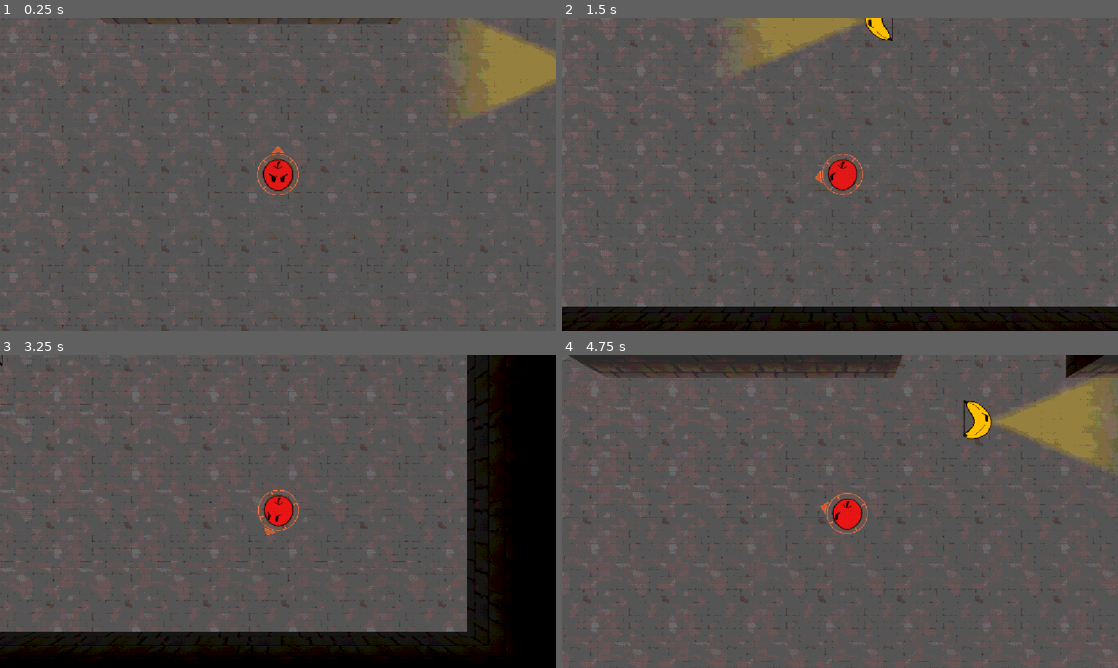
Above: before the commit, frames 1-4 (two rows, left to right).
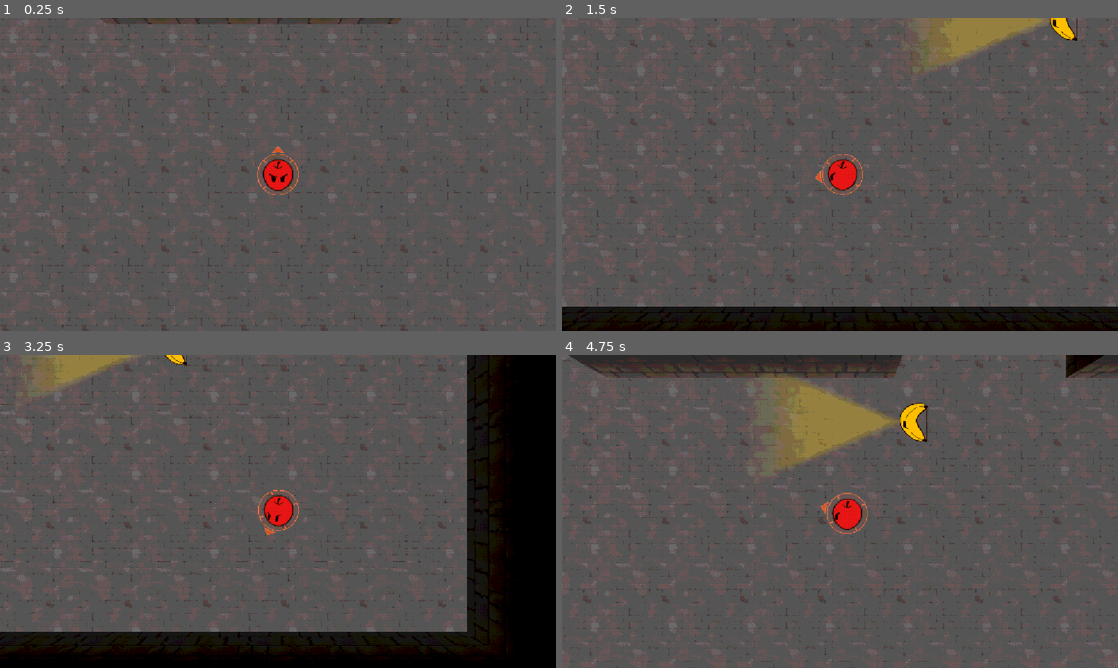
Above: after the commit, the same moments.

Repository: CasualShrub/arrow-head
Game: Godot game, scene res://scenes/levels/level_2.tscn
Same seed, same stepped clock (60 frames per second), same inputs: the game is played once before the commit and once after it. This scene is started directly instead of the project's main scene. Sound files missing from this copy of the repository are replaced by a short silence.
Inputs (mouse positions are in pixels of both pictures, inside the frame that each line leads up to):
- Up to frame 1 (0.25 s): no input
- Up to frame 2 (1.5 s): tap Enter at 0.5 s; move the mouse to (962, 158) at 0.52 s; hold D (move_right) 0.53-1.28 s; hold Space (fire) 0.53-1.28 s; move the mouse to (728, 190) at 1.27 s; hold S (move_down) from 1.28 s (still down); tap R at 1.35 s
- Up to frame 3 (3.25 s): move the mouse to (333, 442) at 2.02 s; release S (move_down) at 2.03 s; hold D (move_right) 2.03-2.78 s; hold Space (fire) 2.03-2.78 s; move the mouse to (250, 574) at 2.77 s; hold W (move_up) from 2.78 s (still down); tap R at 2.85 s
- Up to frame 4 (4.75 s): move the mouse to (1006, 558) at 3.52 s; release W (move_up) at 3.53 s; hold Space (fire) 3.53-4.28 s; hold A (move_left) from 3.53 s (still down); move the mouse to (673, 464) at 4.27 s; tap R at 4.35 s

The runs differ from the first frame. In frame 1, 3.2% of the frame differs, in the area x 82-100%, y 0-32%; in frame 2, 4.1%; in frame 3, 1.2%; in frame 4, 7.5%, in the area x 38-100%, y 6-37%.

Commit message:
level enemy updates

Diff:
--- a/scenes/levels/level_2.tscn
+++ b/scenes/levels/level_2.tscn
@@ -25,31 +25,34 @@
 
 [node name="fire" parent="SubViewportContainer/SubViewport/World/Enemies" parent_id_path=PackedInt32Array(1185931971) index="0" unique_id=568196954 instance=ExtResource("2_eqwef")]
 transform = Transform3D(-0.9818634, 0, -0.18958913, 0, 1, 0, 0.18958913, 0, -0.9818634, 18.708735, -0.1609757, 10.610923)
+alwayds_alert = false
 
 [node name="frost" parent="SubViewportContainer/SubViewport/World/Enemies" parent_id_path=PackedInt32Array(1185931971) index="1" unique_id=96558035 instance=ExtResource("3_1shg3")]
-transform = Transform3D(1, 0, 0, 0, 1, 0, 0, 0, 1, 26.676058, 0, 22.46748)
+transform = Transform3D(1, 0, 0, 0, 1, 0, 0, 0, 1, 31.207376, 0, 22.46748)
+alwayds_alert = false
 
 [node name="Marker3D2" type="Marker3D" parent="SubViewportContainer/SubViewport/World/Enemies/frost/PatrolPoints" parent_id_path=PackedInt32Array(96558035, 1646478367) index="1" unique_id=226739791]
-transform = Transform3D(1, 0, 0, 0, 1, 0, 0, 0, 1, -6.48831, 0, 0)
+transform = Transform3D(1, 0, 0, 0, 1, 0, 0, 0, 1, -12.015625, 0, 0)
 
-[node name="frost2" parent="SubViewportContainer/SubViewport/World/Enemies" parent_id_path=PackedInt32Array(1185931971) index="2" unique_id=548100990 instance=ExtResource("3_1shg3")]
-transform = Transform3D(1, 0, 0, 0, 1, 0, 0, 0, 1, 22.134281, 0, 18.325718)
-
-[node name="Marker3D2" type="Marker3D" parent="SubViewportContainer/SubViewport/World/Enemies/frost2/PatrolPoints" parent_id_path=PackedInt32Array(548100990, 1646478367) index="1" unique_id=2031097009]
-transform = Transform3D(1, 0, 0, 0, 1, 0, 0, 0, 1, -8.073229, 0, 0)
-
-[node name="archer" parent="SubViewportContainer/SubViewport/World/Enemies" parent_id_path=PackedInt32Array(1185931971) index="3" unique_id=71488470 instance=ExtResource("5_l37oo")]
-transform = Transform3D(1, 0, 0, 0, 1, 0, 0, 0, 1, 25.094635, -0.19287515, 17.187084)
+[node name="archer" parent="SubViewportContainer/SubViewport/World/Enemies" parent_id_path=PackedInt32Array(1185931971) index="2" unique_id=71488470 instance=ExtResource("5_l37oo")]
+transform = Transform3D(1, 0, 0, 0, 1, 0, 0, 0, 1, 25.094635, -0.19287515, 14.109463)
+alwayds_alert = false
 
 [node name="Marker3D2" type="Marker3D" parent="SubViewportContainer/SubViewport/World/Enemies/archer/PatrolPoints" parent_id_path=PackedInt32Array(71488470, 1646478367) index="1" unique_id=368757522]
 transform = Transform3D(1, 0, 0, 0, 1, 0, 0, 0, 1, 0, 0, -6.0379105)
 
-[node name="Floor" parent="SubViewportContainer/SubViewport/World" parent_id_path=PackedInt32Array(1589957074) index="2" unique_id=1674034061]
+[node name="Marker3D3" type="Marker3D" parent="SubViewportContainer/SubViewport/World/Enemies/archer/PatrolPoints" parent_id_path=PackedInt32Array(71488470, 1646478367) index="2" unique_id=863035964]
+transform = Transform3D(1, 0, 0, 0, 1, 0, 0, 0, 1, 5.747286, 0, -6.0379105)
+
+[node name="Marker3D4" type="Marker3D" parent="SubViewportContainer/SubViewport/World/Enemies/archer/PatrolPoints" parent_id_path=PackedInt32Array(71488470, 1646478367) index="3" unique_id=860657975]
+transform = Transform3D(1, 0, 0, 0, 1, 0, 0, 0, 1, 5.747286, 0, -0.27646255)
+
+[node name="CameraPivot" parent="SubViewportContainer/SubViewport/World" parent_id_path=PackedInt32Array(1589957074) index="2" unique_id=1563753267]
+transform = Transform3D(1, 0, 0, 0, -4.371139e-08, 1, 0, -1, -4.371139e-08, 18.24202, 3.7000048, 25.049774)
+
+[node name="Floor" parent="SubViewportContainer/SubViewport/World" parent_id_path=PackedInt32Array(1589957074) index="5" unique_id=1674034061]
 material = ExtResource("8_floor")
 script = null
-
-[node name="CameraPivot" parent="SubViewportContainer/SubViewport/World" parent_id_path=PackedInt32Array(1589957074) index="3" unique_id=1563753267]
-transform = Transform3D(1, 0, 0, 0, -4.371139e-08, 1, 0, -1, -4.371139e-08, 18.24202, 3.7000048, 25.049774)
 
 [node name="Borders (trees)" type="Node3D" parent="SubViewportContainer/SubViewport/World" parent_id_path=PackedInt32Array(1589957074) index="6" unique_id=1500942371]
 
@@ -142,5 +145,4 @@
 material = SubResource("ShaderMaterial_brickfade")
 
 [editable path="SubViewportContainer/SubViewport/World/Enemies/frost"]
-[editable path="SubViewportContainer/SubViewport/World/Enemies/frost2"]
 [editable path="SubViewportContainer/SubViewport/World/Enemies/archer"]
--- a/scenes/levels/level_5.tscn
+++ b/scenes/levels/level_5.tscn
@@ -4,6 +4,7 @@
 [ext_resource type="Shader" uid="uid://buv2tktnh5ufo" path="res://shaders/fade.gdshader" id="2_845dy"]
 [ext_resource type="PackedScene" uid="uid://c5i7j0ac0apq" path="res://scenes/enemies/enemy_bananarotten_line.tscn" id="2_laj7o"]
 [ext_resource type="PackedScene" uid="uid://b0566e6bt2wnb" path="res://scenes/enemies/enemy_bananaunripe_spray.tscn" id="3_fi56y"]
+[ext_resource type="PackedScene" uid="uid://b7xvltf5sfgso" path="res://scenes/enemies/enemy_spray.tscn" id="5_fi56y"]
 
 [sub_resource type="ShaderMaterial" id="ShaderMaterial_845dy"]
 render_priority = 0
@@ -36,6 +37,30 @@
 transform = Transform3D(1, 0, 0, 0, 1, 0, 0, 0, 1, 30.01908, 0, 9.422281)
 combat_speed = 0.0
 combat_strafe_speed = 0.0
+
+[node name="Enemy5" parent="SubViewportContainer/SubViewport/World/Enemies" parent_id_path=PackedInt32Array(1185931971) index="4" unique_id=940029620 instance=ExtResource("5_fi56y")]
+transform = Transform3D(1, 0, 0, 0, 1, 0, 0, 0, 1, 25.038548, 0, 23.936077)
+alwayds_alert = false
+combat_speed = 0.0
+combat_strafe_speed = 0.0
+
+[node name="Enemy6" parent="SubViewportContainer/SubViewport/World/Enemies" parent_id_path=PackedInt32Array(1185931971) index="5" unique_id=270433667 instance=ExtResource("5_fi56y")]
+transform = Transform3D(1, 0, 0, 0, 1, 0, 0, 0, 1, 25.038548, 0, 6.0227203)
+alwayds_alert = false
+combat_speed = 0.0
+combat_strafe_speed = 0.0
+
+[node name="Enemy7" parent="SubViewportContainer/SubViewport/World/Enemies" parent_id_path=PackedInt32Array(1185931971) index="6" unique_id=857749278 instance=ExtResource("5_fi56y")]
+transform = Transform3D(-0.040849328, 0, -0.9991653, 0, 1, 0, 0.9991653, 0, -0.040849328, 17.55699, 0, 13.493114)
+alwayds_alert = false
+combat_speed = 0.0
+combat_strafe_speed = 0.0
+
+[node name="Collider" parent="SubViewportContainer/SubViewport/World/Enemies/Enemy7" index="0" unique_id=1742085930]
+transform = Transform3D(1, 0, 0, 0, 1, 0, 0, 0, 1, 0.03840065, 0, 0.9392662)
+
+[node name="Marker3D2" type="Marker3D" parent="SubViewportContainer/SubViewport/World/Enemies/Enemy7/PatrolPoints" parent_id_path=PackedInt32Array(857749278, 1646478367) index="1" unique_id=1703968858]
+transform = Transform3D(1, 0, 0, 0, 1, 0, 0, 0, 1, -0.62277985, 0, -15.233055)
 
 [node name="CameraPivot" parent="SubViewportContainer/SubViewport/World" parent_id_path=PackedInt32Array(1589957074) index="2" unique_id=1563753267]
 transform = Transform3D(1, 0, 0, 0, -4.371139e-08, 1, 0, -1, -4.371139e-08, 25.441023, 3.7000048, 35.128433)
@@ -128,3 +153,5 @@
 collision_layer = 4
 size = Vector3(2.032677, 5.8047485, 1.8213167)
 material = SubResource("ShaderMaterial_845dy")
+
+[editable path="SubViewportContainer/SubViewport/World/Enemies/Enemy7"]
--- a/scripts/enemy.gd
+++ b/scripts/enemy.gd
@@ -352,7 +352,7 @@
 	_recovery.start()
 	var p = get_parent()
 	for e in p.get_children():
-		if e.global_position.distance_to(global_position) < 20.0 and not e.sus.is_alert():
+		if e.global_position.distance_to(global_position) < 10.0 and not e.sus.is_alert():
 			e.sus.baka(1.1)
 
 func _on_health_changed() -> void:
Not shown: 1 places in scenes/levels/level_2.tscn that only renumber resources
